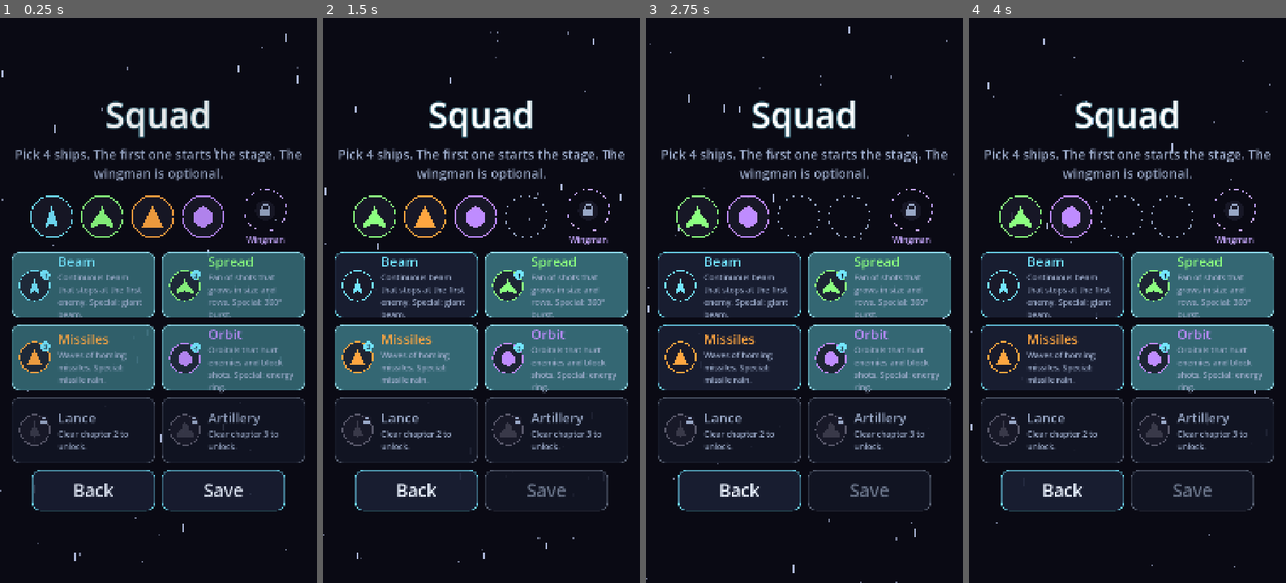
Above: before the commit, frames 1-4 (left to right).
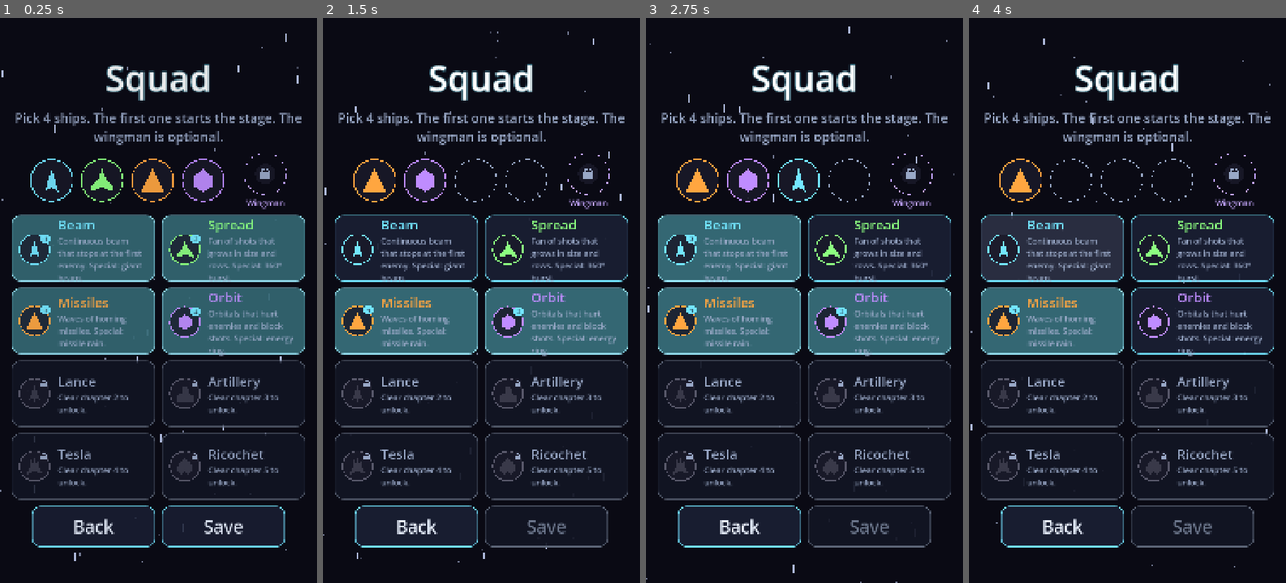
Above: after the commit, the same moments.

Repository: GDPonsoni/Nucleon-Squad-3D
Game: Godot game, scene res://scenes/squad.tscn
The game is run twice, just before and just after one commit, with the same random seed, the same clock (stepped at 60 frames per second) and the same inputs. This scene is started directly instead of the project's main scene.
Inputs (mouse positions are in pixels of both pictures, inside the frame that each line leads up to):
- Up to frame 1 (0.25 s): no input
- Up to frame 2 (1.5 s): click (373, 215) at 0.52 s; click (373, 181) at 1.27 s
- Up to frame 3 (2.75 s): click (747, 215) at 2.02 s
- Up to frame 4 (4 s): click (1070, 181) at 2.77 s; click (1121, 215) at 3.52 s

The runs differ from the first frame. In frame 1, 34% of the frame differs, in the area x 3-97%, y 8-94%; in frame 2, 33%; in frame 3, 35%; in frame 4, 35%.
Error after the commit: Out of bounds get index '4' (on base: 'Array[PlanetData]') (res://scripts/core/save_game.gd:44)

Commit message:
feat(weapons): adiciona as naves Tesla e Ricochete
Tesla dispara descargas elétricas que saltam entre inimigos próximos,
perdendo dano a cada salto (de 2 alvos no nível 1 a 7 no nível 5). O
especial é uma tempestade de raios que cai em todos os inimigos da tela.

Ricochete dispara orbes que pulam de inimigo em inimigo e rebatem nas
laterais da tela. O especial solta 16 orbes em 360° que ricocheteiam.

Cada uma tem 5 níveis e a versão simples da nave auxiliar. São liberadas
ao concluir os capítulos 4 e 5.

Co-Authored-By: Claude Sonnet 5.5 <noreply@anthropic.com>

Diff:
--- /dev/null
+++ b/data/bodies/ricochet_body.tres
@@ -0,0 +1,14 @@
+[gd_resource type="Resource" script_class="BodyData" format=3]
+
+[ext_resource type="Script" path="res://scripts/player/body_data.gd" id="1_script"]
+[ext_resource type="Resource" path="res://data/weapons/ricochet.tres" id="2_weapon"]
+
+[resource]
+script = ExtResource("1_script")
+id = &"ricochet_body"
+name_key = "SHIP_RICOCHET_NAME"
+description_key = "SHIP_RICOCHET_DESC"
+color = Color(0.8, 1, 0.35, 1)
+shape = PackedVector2Array(0, -0.5, 0.35, -0.2, 0.5, 0.25, 0.2, 0.5, 0, 0.3, -0.2, 0.5, -0.5, 0.25, -0.35, -0.2)
+weapon = ExtResource("2_weapon")
+unlock_chapter = 5
--- /dev/null
+++ b/data/bodies/tesla_body.tres
@@ -0,0 +1,14 @@
+[gd_resource type="Resource" script_class="BodyData" format=3]
+
+[ext_resource type="Script" path="res://scripts/player/body_data.gd" id="1_script"]
+[ext_resource type="Resource" path="res://data/weapons/tesla.tres" id="2_weapon"]
+
+[resource]
+script = ExtResource("1_script")
+id = &"tesla_body"
+name_key = "SHIP_TESLA_NAME"
+description_key = "SHIP_TESLA_DESC"
+color = Color(0.7, 0.8, 1, 1)
+shape = PackedVector2Array(0, -0.5, 0.1, -0.2, 0.25, -0.42, 0.3, 0.1, 0.5, 0.5, 0, 0.32, -0.5, 0.5, -0.3, 0.1, -0.25, -0.42, -0.1, -0.2)
+weapon = ExtResource("2_weapon")
+unlock_chapter = 4
--- a/data/formations/roster.tres
+++ b/data/formations/roster.tres
@@ -8,7 +8,9 @@
 [ext_resource type="Resource" path="res://data/bodies/orbit_body.tres" id="6_orbit_body"]
 [ext_resource type="Resource" path="res://data/bodies/lance_body.tres" id="7_lance_body"]
 [ext_resource type="Resource" path="res://data/bodies/artillery_body.tres" id="8_artillery_body"]
+[ext_resource type="Resource" path="res://data/bodies/tesla_body.tres" id="9_tesla_body"]
+[ext_resource type="Resource" path="res://data/bodies/ricochet_body.tres" id="10_ricochet_body"]
 
 [resource]
 script = ExtResource("1_script")
-bodies = Array[ExtResource("2_body_script")]([ExtResource("3_beam_body"), ExtResource("4_spread_body"), ExtResource("5_homing_body"), ExtResource("6_orbit_body"), ExtResource("7_lance_body"), ExtResource("8_artillery_body")])
+bodies = Array[ExtResource("2_body_script")]([ExtResource("3_beam_body"), ExtResource("4_spread_body"), ExtResource("5_homing_body"), ExtResource("6_orbit_body"), ExtResource("7_lance_body"), ExtResource("8_artillery_body"), ExtResource("9_tesla_body"), ExtResource("10_ricochet_body")])
--- a/data/i18n/strings.csv
+++ b/data/i18n/strings.csv
@@ -104,3 +104,7 @@
 SQUAD_COMPANION_HINT,Tap a ship to make it your wingman. Tap the wingman slot again to leave it empty.,Toque numa nave para ser a auxiliar. Toque de novo no espaço auxiliar para deixá-lo vazio.
 SQUAD_COMPANION_LOCKED,Clear chapter %d to unlock the wingman slot.,Conclua o capítulo %d para liberar o espaço da nave auxiliar.
 SQUAD_LOCKED_SHIP,Clear chapter %d to unlock.,Conclua o capítulo %d para liberar.
+SHIP_TESLA_NAME,Tesla,Tesla
+SHIP_TESLA_DESC,Bolts that jump between nearby enemies. Special: storm.,Descargas que saltam entre inimigos próximos. Especial: tempestade.
+SHIP_RICOCHET_NAME,Ricochet,Ricochete
+SHIP_RICOCHET_DESC,Shots that bounce from enemy to enemy and off the walls. Special: pinball.,Tiros que pulam de inimigo em inimigo e rebatem nas laterais. Especial: fliperama.
--- /dev/null
+++ b/data/weapons/ricochet.tres
@@ -0,0 +1,93 @@
+[gd_resource type="Resource" script_class="WeaponData" format=3]
+
+[ext_resource type="Script" path="res://scripts/weapons/weapon_data.gd" id="1_script"]
+[ext_resource type="Script" path="res://scripts/weapons/weapon_level.gd" id="2_level"]
+
+[sub_resource type="Resource" id="WeaponLevel_lv1"]
+script = ExtResource("2_level")
+damage = 2
+fire_rate = 3.2
+projectile_speed = 1500.0
+projectile_size = Vector2(18, 18)
+projectile_shape = 1
+projectile_count = 1
+spread_degrees = 0.0
+bounces = 1
+wall_bounces = 1
+bounce_range = 420.0
+
+[sub_resource type="Resource" id="WeaponLevel_lv2"]
+script = ExtResource("2_level")
+damage = 2
+fire_rate = 3.4
+projectile_speed = 1500.0
+projectile_size = Vector2(18, 18)
+projectile_shape = 1
+projectile_count = 2
+spread_degrees = 14.0
+bounces = 1
+wall_bounces = 1
+bounce_range = 420.0
+
+[sub_resource type="Resource" id="WeaponLevel_lv3"]
+script = ExtResource("2_level")
+damage = 2
+fire_rate = 3.6
+projectile_speed = 1500.0
+projectile_size = Vector2(20, 20)
+projectile_shape = 1
+projectile_count = 2
+spread_degrees = 18.0
+bounces = 2
+wall_bounces = 2
+bounce_range = 460.0
+
+[sub_resource type="Resource" id="WeaponLevel_lv4"]
+script = ExtResource("2_level")
+damage = 3
+fire_rate = 3.6
+projectile_speed = 1500.0
+projectile_size = Vector2(20, 20)
+projectile_shape = 1
+projectile_count = 3
+spread_degrees = 22.0
+bounces = 2
+wall_bounces = 2
+bounce_range = 480.0
+
+[sub_resource type="Resource" id="WeaponLevel_lv5"]
+script = ExtResource("2_level")
+damage = 3
+fire_rate = 4.0
+projectile_speed = 1500.0
+projectile_size = Vector2(22, 22)
+projectile_shape = 1
+projectile_count = 3
+spread_degrees = 24.0
+bounces = 3
+wall_bounces = 3
+bounce_range = 520.0
+
+[sub_resource type="Resource" id="WeaponLevel_companion"]
+script = ExtResource("2_level")
+damage = 1
+fire_rate = 1.4
+projectile_speed = 1400.0
+projectile_size = Vector2(12, 12)
+projectile_shape = 1
+projectile_count = 1
+spread_degrees = 0.0
+bounces = 1
+wall_bounces = 1
+bounce_range = 380.0
+
+[resource]
+script = ExtResource("1_script")
+id = &"ricochet"
+kind = 7
+color = Color(0.8, 1, 0.35, 1)
+levels = Array[ExtResource("2_level")]([SubResource("WeaponLevel_lv1"), SubResource("WeaponLevel_lv2"), SubResource("WeaponLevel_lv3"), SubResource("WeaponLevel_lv4"), SubResource("WeaponLevel_lv5")])
+companion = SubResource("WeaponLevel_companion")
+special_charge_seconds = 18.0
+special_damage = 6
+special_count = 16
--- /dev/null
+++ b/data/weapons/tesla.tres
@@ -0,0 +1,71 @@
+[gd_resource type="Resource" script_class="WeaponData" format=3]
+
+[ext_resource type="Script" path="res://scripts/weapons/weapon_data.gd" id="1_script"]
+[ext_resource type="Script" path="res://scripts/weapons/weapon_level.gd" id="2_level"]
+
+[sub_resource type="Resource" id="WeaponLevel_lv1"]
+script = ExtResource("2_level")
+damage = 2
+fire_rate = 3.5
+chain_targets = 2
+chain_range = 850.0
+chain_jump = 280.0
+chain_falloff = 0.75
+
+[sub_resource type="Resource" id="WeaponLevel_lv2"]
+script = ExtResource("2_level")
+damage = 2
+fire_rate = 4.0
+chain_targets = 3
+chain_range = 900.0
+chain_jump = 300.0
+chain_falloff = 0.78
+
+[sub_resource type="Resource" id="WeaponLevel_lv3"]
+script = ExtResource("2_level")
+damage = 2
+fire_rate = 4.5
+chain_targets = 4
+chain_range = 950.0
+chain_jump = 320.0
+chain_falloff = 0.8
+
+[sub_resource type="Resource" id="WeaponLevel_lv4"]
+script = ExtResource("2_level")
+damage = 3
+fire_rate = 4.5
+chain_targets = 5
+chain_range = 1000.0
+chain_jump = 340.0
+chain_falloff = 0.8
+
+[sub_resource type="Resource" id="WeaponLevel_lv5"]
+script = ExtResource("2_level")
+damage = 3
+fire_rate = 5.2
+chain_targets = 7
+chain_range = 1100.0
+chain_jump = 380.0
+chain_falloff = 0.82
+
+[sub_resource type="Resource" id="WeaponLevel_companion"]
+script = ExtResource("2_level")
+damage = 1
+fire_rate = 1.6
+chain_targets = 2
+chain_range = 750.0
+chain_jump = 260.0
+chain_falloff = 0.7
+
+[resource]
+script = ExtResource("1_script")
+id = &"tesla"
+kind = 6
+color = Color(0.7, 0.8, 1, 1)
+levels = Array[ExtResource("2_level")]([SubResource("WeaponLevel_lv1"), SubResource("WeaponLevel_lv2"), SubResource("WeaponLevel_lv3"), SubResource("WeaponLevel_lv4"), SubResource("WeaponLevel_lv5")])
+companion = SubResource("WeaponLevel_companion")
+special_charge_seconds = 18.0
+special_damage = 9
+special_duration = 1.4
+special_radius = 420.0
+special_count = 4
--- a/scripts/core/combat_system.gd
+++ b/scripts/core/combat_system.gd
@@ -47,6 +47,8 @@
 				# Atravessa e segue procurando outros inimigos
 				bullet.pierce(enemy)
 				continue
+			if bullet.bounce_left > 0 and bullet.ricochet(enemy, enemies):
+				continue
 			_context.player_bullets.release(bullet)
 			break
 
--- a/scripts/core/params.gd
+++ b/scripts/core/params.gd
@@ -221,6 +221,17 @@
 var special_bombard_area: float = 0.75  # explosões caem até essa fração da altura
 var special_bombard_aim_chance: float = 0.6  # chance de mirar num inimigo
 var special_bombard_blast_seconds: float = 0.35
+var special_pinball_speed: float = 1300.0  # Ricochete
+var special_pinball_size: Vector2 = Vector2(24.0, 24.0)
+var special_pinball_bounces: int = 5
+var special_pinball_wall_bounces: int = 3
+var special_pinball_range: float = 600.0
+var special_pinball_lifetime: float = 2.5
+var storm_flash_seconds: float = 0.25  # Tesla: cada raio da tempestade
+var chain_bolt_seconds: float = 0.12  # Tesla: quanto cada descarga fica na tela
+var chain_bolt_segments: int = 6  # pedaços do raio quebrado
+var chain_bolt_jitter: float = 18.0  # px de zigue-zague
+var chain_bolt_width: float = 5.0
 
 # --- Progressão: quarks e evolução do núcleo (cores do ícone do quark) ---
 var quark_color: Color = Color(0.78, 0.66, 1.0)
--- a/scripts/weapons/bullet.gd
+++ b/scripts/weapons/bullet.gd
@@ -21,6 +21,10 @@
 var splash_radius: float = 0.0
 ## Perseguição limitada: segue o alvo só por esse tempo e depois vai reto (< 0 = sem limite).
 var homing_time_left: float = -1.0
+## Ricochete: quantas vezes ainda pula para outro inimigo e rebate nas laterais da tela.
+var bounce_left: int = 0
+var wall_bounce_left: int = 0
+var bounce_range: float = 0.0
 
 # Divisão: ao fim do tempo, vira vários tiros em anel (tiros que se multiplicam)
 var _split_left: float = 0.0
@@ -47,6 +51,9 @@
 	pierce_left = 0
 	splash_radius = 0.0
 	homing_time_left = -1.0
+	bounce_left = 0
+	wall_bounce_left = 0
+	bounce_range = 0.0
 	_split_count = 0
 	_pierced.clear()
 	_size = size
@@ -89,6 +96,27 @@
 	pierce_left -= 1
 
 
+## Ricochete: depois de acertar, segue para o inimigo mais próximo ainda não atingido.
+## Retorna false se não há outro inimigo perto (o tiro some).
+func ricochet(hit: Node, hostiles: Array[PoolItem]) -> bool:
+	_pierced[hit] = true
+	bounce_left -= 1
+	var best: Node2D = null
+	var best_distance: float = bounce_range * bounce_range
+	for item in hostiles:
+		if item == hit or not item.visible or _pierced.has(item):
+			continue
+		var distance: float = position.distance_squared_to(item.position)
+		if distance < best_distance:
+			best_distance = distance
+			best = item
+	if best == null:
+		return false
+	velocity = (best.position - position).normalized() * velocity.length()
+	rotation = velocity.angle() + PI * 0.5
+	return true
+
+
 func _process(delta: float) -> void:
 	if life_left > 0.0:
 		life_left -= delta
@@ -112,9 +140,20 @@
 			velocity = Vector2.from_angle(angle) * velocity.length()
 			rotation = angle + PI * 0.5
 	position += velocity * delta
+	if wall_bounce_left > 0:
+		_bounce_on_walls()
 	# Com tempo de vida, pode sair um pouco da tela (míssil fazendo a curva de volta)
 	if life_left <= 0.0 and not get_viewport_rect().grow(_size.length()).has_point(position):
 		expire()
+
+
+## Rebate nas laterais da tela (Ricochete).
+func _bounce_on_walls() -> void:
+	var rect: Rect2 = get_viewport_rect()
+	if (position.x < rect.position.x and velocity.x < 0.0) or (position.x > rect.end.x and velocity.x > 0.0):
+		velocity.x = -velocity.x
+		wall_bounce_left -= 1
+		rotation = velocity.angle() + PI * 0.5
 
 
 func _split() -> void:
--- /dev/null
+++ b/scripts/weapons/chain_weapon.gd
@@ -0,0 +1,78 @@
+class_name ChainWeapon
+extends Weapon
+## Tesla: descargas elétricas. Cada descarga acerta o inimigo mais próximo à frente da
+## nave e salta para o vizinho mais próximo, até chain_targets inimigos, perdendo um
+## pouco de dano a cada salto. Sem inimigo à frente, não dispara.
+
+var _cooldown: float = 0.0
+var _bolts: Array[Dictionary] = []  # {points: PackedVector2Array (globais), age: float}
+
+
+func _process(delta: float) -> void:
+	# delta escalado: a cadência também desacelera na câmera lenta
+	_cooldown -= delta
+	if _cooldown <= 0.0:
+		_cooldown += 1.0 / (stats.fire_rate * rate())
+		_discharge()
+	for i in range(_bolts.size() - 1, -1, -1):
+		_bolts[i]["age"] += delta
+		if _bolts[i]["age"] >= Params.chain_bolt_seconds:
+			_bolts.remove_at(i)
+	queue_redraw()
+
+
+func _discharge() -> void:
+	var from: Vector2 = muzzle()
+	var points := PackedVector2Array([from])
+	var hit: Dictionary = {}
+	var amount: float = damage()
+	var current: Vector2 = from
+	for k in stats.chain_targets:
+		var target: Enemy = _next_target(current, stats.chain_range if k == 0 else stats.chain_jump, hit, k == 0)
+		if target == null:
+			break
+		hit[target] = true
+		points.append(target.position)
+		current = target.position
+		target.take_damage(amount)
+		amount *= stats.chain_falloff
+	if points.size() > 1:
+		_bolts.append({"points": points, "age": 0.0})
+
+
+## Inimigo mais próximo ainda não atingido; o primeiro precisa estar à frente da nave.
+func _next_target(from: Vector2, reach: float, hit: Dictionary, ahead_only: bool) -> Enemy:
+	var best: Enemy = null
+	var best_distance: float = reach * reach
+	for item in context.hostiles():
+		var enemy := item as Enemy
+		if not enemy.visible or hit.has(enemy) or not enemy.is_on_screen():
+			continue
+		if ahead_only and enemy.position.y > from.y:
+			continue
+		var distance: float = from.distance_squared_to(enemy.position)
+		if distance < best_distance:
+			best_distance = distance
+			best = enemy
+	return best
+
+
+func _draw() -> void:
+	for bolt in _bolts:
+		var fade: float = 1.0 - bolt["age"] / Params.chain_bolt_seconds
+		var points: PackedVector2Array = bolt["points"]
+		for i in points.size() - 1:
+			_draw_bolt(to_local(points[i]), to_local(points[i + 1]), fade)
+
+
+## Raio quebrado entre dois pontos: brilho largo na cor da arma e miolo branco.
+func _draw_bolt(a: Vector2, b: Vector2, fade: float) -> void:
+	var path := PackedVector2Array([a])
+	var normal: Vector2 = (b - a).orthogonal().normalized()
+	var pieces: int = Params.chain_bolt_segments
+	for i in range(1, pieces):
+		var t: float = float(i) / pieces
+		path.append(a.lerp(b, t) + normal * randf_range(-1.0, 1.0) * Params.chain_bolt_jitter)
+	path.append(b)
+	draw_polyline(path, Color(data.color, 0.45 * fade), Params.chain_bolt_width * 2.2)
+	draw_polyline(path, Color(Color.WHITE, fade), Params.chain_bolt_width)
--- a/scripts/weapons/projectile_weapon.gd
+++ b/scripts/weapons/projectile_weapon.gd
@@ -1,7 +1,7 @@
 class_name ProjectileWeapon
 extends Weapon
 ## Dispara projéteis retos do pool: um ou vários em leque, que podem atravessar
-## inimigos (Lança) ou explodir em área (Artilharia).
+## inimigos (Lança), explodir em área (Artilharia) ou ricochetear (Ricochete).
 
 var _cooldown: float = 0.0
 
@@ -30,3 +30,6 @@
 		bullet.life_left = stats.projectile_lifetime
 		bullet.pierce_left = stats.pierce
 		bullet.splash_radius = stats.splash_radius
+		bullet.bounce_left = stats.bounces
+		bullet.wall_bounce_left = stats.wall_bounces
+		bullet.bounce_range = stats.bounce_range
--- a/scripts/weapons/special_attack.gd
+++ b/scripts/weapons/special_attack.gd
@@ -3,7 +3,8 @@
 ## Raio: raio gigante + anel que limpa em volta. Leque: rajada de 360° que limpa os tiros.
 ## Mísseis: chuva de mísseis atrás de todos os inimigos na tela. Órbita: anel de energia
 ## que se expande pela tela, limpa os tiros e causa dano. Lança: leque de lanças gigantes
-## que atravessam tudo. Artilharia: bombardeio de explosões pela tela.
+## que atravessam tudo. Artilharia: bombardeio de explosões pela tela. Tesla: tempestade
+## de raios em todos os inimigos. Ricochete: orbes que ricocheteiam entre os inimigos.
 
 
 ## Dano do especial com a evolução do núcleo (dano geral e dano de especial).
@@ -31,6 +32,13 @@
 			var bombardment := Bombardment.new()
 			bombardment.setup(context, data, world)
 			world.add_child(bombardment)
+		WeaponData.Kind.CHAIN:
+			var storm := Storm.new()
+			storm.setup(context, data)
+			world.add_child(storm)
+			_shockwave(context, world, player.position, data.special_radius, 0.4, 0, data.color)
+		WeaponData.Kind.BOUNCE:
+			_pinball(data, player, context)
 
 
 static func _shockwave(context: CombatContext, world: Node, center: Vector2, radius: float, duration: float, damage: float, color: Color) -> void:
@@ -51,6 +59,21 @@
 		var dir := Vector2.from_angle(-PI * 0.5 + spread * t)
 		bullet.activate(player.position, dir * Params.special_lance_speed, damage_of(data, context), size, data.color, Bullet.Shape.RECT)
 		bullet.pierce_left = Params.special_lance_pierce
+
+
+## Orbes em 360° que ricocheteiam entre os inimigos e nas laterais da tela.
+static func _pinball(data: WeaponData, player: Player, context: CombatContext) -> void:
+	for i in data.special_count:
+		var bullet := context.player_bullets.acquire() as Bullet
+		if bullet == null:
+			return
+		var dir := Vector2.from_angle(-PI * 0.5 + TAU * i / data.special_count)
+		bullet.activate(player.position, dir * Params.special_pinball_speed, damage_of(data, context),
+			Params.special_pinball_size, data.color, Bullet.Shape.CIRCLE)
+		bullet.bounce_left = Params.special_pinball_bounces
+		bullet.wall_bounce_left = Params.special_pinball_wall_bounces
+		bullet.bounce_range = Params.special_pinball_range
+		bullet.life_left = Params.special_pinball_lifetime
 
 
 ## Anéis de projéteis em 360°, um pouco defasados entre si.
--- /dev/null
+++ b/scripts/weapons/storm.gd
@@ -0,0 +1,59 @@
+class_name Storm
+extends Node2D
+## Especial da Tesla: tempestade elétrica. Em special_count descargas ao longo de
+## special_duration, raios caem do alto em todos os inimigos visíveis da tela.
+
+var _context: CombatContext
+var _data: WeaponData
+var _damage: float = 0.0
+var _left: int = 0
+var _cooldown: float = 0.0
+var _flashes: Array[Dictionary] = []  # {from, to, age} em coordenadas da tela
+
+
+func setup(context: CombatContext, data: WeaponData) -> void:
+	_context = context
+	_data = data
+	_damage = SpecialAttack.damage_of(data, context)
+	_left = data.special_count
+
+
+func _process(delta: float) -> void:
+	_cooldown -= delta
+	if _cooldown <= 0.0 and _left > 0:
+		_cooldown = _data.special_duration / _data.special_count
+		_left -= 1
+		_strike()
+	for i in range(_flashes.size() - 1, -1, -1):
+		_flashes[i]["age"] += delta
+		if _flashes[i]["age"] >= Params.storm_flash_seconds:
+			_flashes.remove_at(i)
+	queue_redraw()
+	if _left <= 0 and _flashes.is_empty():
+		queue_free()
+
+
+func _strike() -> void:
+	var top: float = get_viewport_rect().position.y
+	for item in _context.hostiles().duplicate():
+		var enemy := item as Enemy
+		if not enemy.visible or not enemy.is_on_screen():
+			continue
+		var from := Vector2(enemy.position.x + randf_range(-120.0, 120.0), top)
+		_flashes.append({"from": from, "to": enemy.position, "age": 0.0})
+		enemy.take_damage(_damage)
+
+
+func _draw() -> void:
+	for flash in _flashes:
+		var fade: float = 1.0 - flash["age"] / Params.storm_flash_seconds
+		var a: Vector2 = flash["from"]
+		var b: Vector2 = flash["to"]
+		var path := PackedVector2Array([a])
+		var normal: Vector2 = (b - a).orthogonal().normalized()
+		for i in range(1, 8):
+			path.append(a.lerp(b, i / 8.0) + normal * randf_range(-1.0, 1.0) * Params.chain_bolt_jitter * 2.0)
+		path.append(b)
+		draw_polyline(path, Color(_data.color, 0.5 * fade), Params.chain_bolt_width * 4.0)
+		draw_polyline(path, Color(Color.WHITE, fade), Params.chain_bolt_width * 1.6)
+		draw_circle(b, 40.0 * fade, Color(_data.color, 0.4 * fade))
--- a/scripts/weapons/weapon.gd
+++ b/scripts/weapons/weapon.gd
@@ -19,6 +19,8 @@
 			weapon = OrbitWeapon.new()
 		WeaponData.Kind.HOMING:
 			weapon = HomingWeapon.new()
+		WeaponData.Kind.CHAIN:
+			weapon = ChainWeapon.new()
 		_:
 			weapon = ProjectileWeapon.new()
 	weapon.data = weapon_data
--- a/scripts/weapons/weapon_data.gd
+++ b/scripts/weapons/weapon_data.gd
@@ -3,7 +3,7 @@
 ## Definição de uma arma: tipo, cor e um WeaponLevel por nível (1 a N).
 ## Valores em data/weapons/*.tres.
 
-enum Kind { BEAM, SPREAD, HOMING, ORBIT, PIERCE, BLAST }
+enum Kind { BEAM, SPREAD, HOMING, ORBIT, PIERCE, BLAST, CHAIN, BOUNCE }
 
 @export var id: StringName
 @export var kind: Kind = Kind.SPREAD
@@ -15,10 +15,10 @@
 @export_group("Especial")  # cada tipo usa só parte dos campos
 @export var special_charge_seconds: float = 20.0  # tempo (com o corpo ativo) para encher
 @export var special_damage: int = 3
-@export var special_duration: float = 1.0  # Raio: tempo do raio gigante; Leque/Órbita: expansão do anel
+@export var special_duration: float = 1.0  # Raio: tempo do raio gigante; Leque/Órbita: expansão do anel; Tesla: duração da tempestade
 @export var special_radius: float = 500.0  # alcance do anel que limpa os tiros
 @export var special_width: float = 260.0  # Raio: largura do raio gigante
-@export var special_count: int = 24  # Leque: projéteis; Mísseis: máximo de mísseis
+@export var special_count: int = 24  # Leque/Ricochete: projéteis; Mísseis: máximo de mísseis; Tesla: descargas
 
 
 func max_level() -> int:
--- a/scripts/weapons/weapon_level.gd
+++ b/scripts/weapons/weapon_level.gd
@@ -30,6 +30,17 @@
 @export var beam_widths: PackedFloat32Array = PackedFloat32Array()
 @export var beam_tick_seconds: float = 0.08  # aplica o dano a cada intervalo
 
+@export_group("Descarga em cadeia (Tesla)")  # usa fire_rate (descargas/s) e damage
+@export var chain_targets: int = 2  # inimigos atingidos por descarga
+@export var chain_range: float = 900.0  # alcance da 1ª descarga, só à frente da nave
+@export var chain_jump: float = 300.0  # distância máxima de um alvo até o próximo
+@export var chain_falloff: float = 0.8  # o dano é multiplicado por isso a cada salto
+
+@export_group("Ricochete")  # tiros do grupo Projéteis que pulam de inimigo em inimigo
+@export var bounces: int = 0  # vezes que o tiro ricocheteia para outro inimigo
+@export var wall_bounces: int = 0  # vezes que rebate nas laterais da tela
+@export var bounce_range: float = 420.0  # distância máxima até o próximo inimigo
+
 @export_group("Órbita")
 @export var orbit_count: int = 1
 @export var orbit_radius: float = 170.0
Not shown, added: scripts/weapons/chain_weapon.gd.uid
Not shown, added: scripts/weapons/storm.gd.uid
